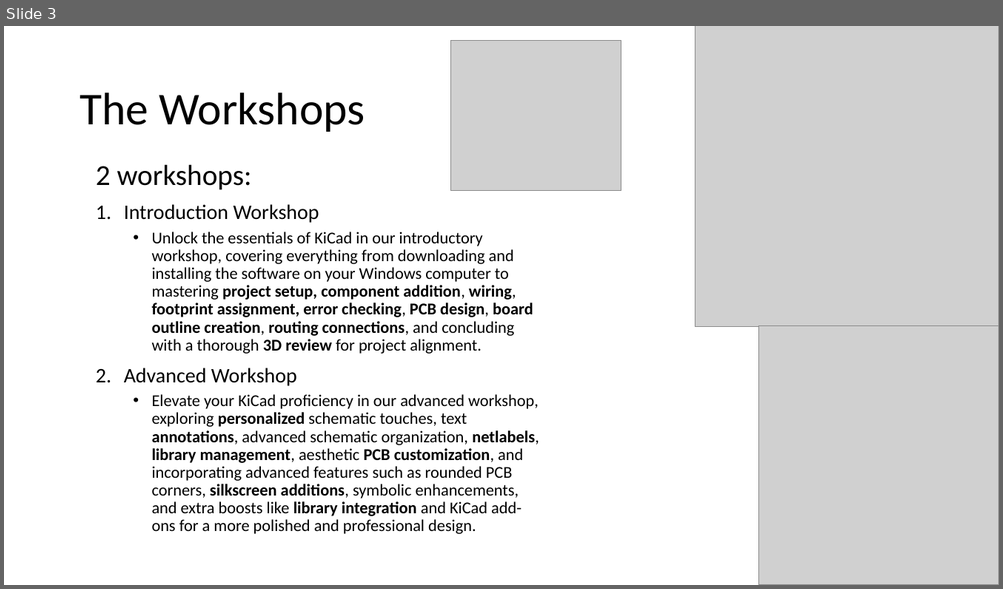
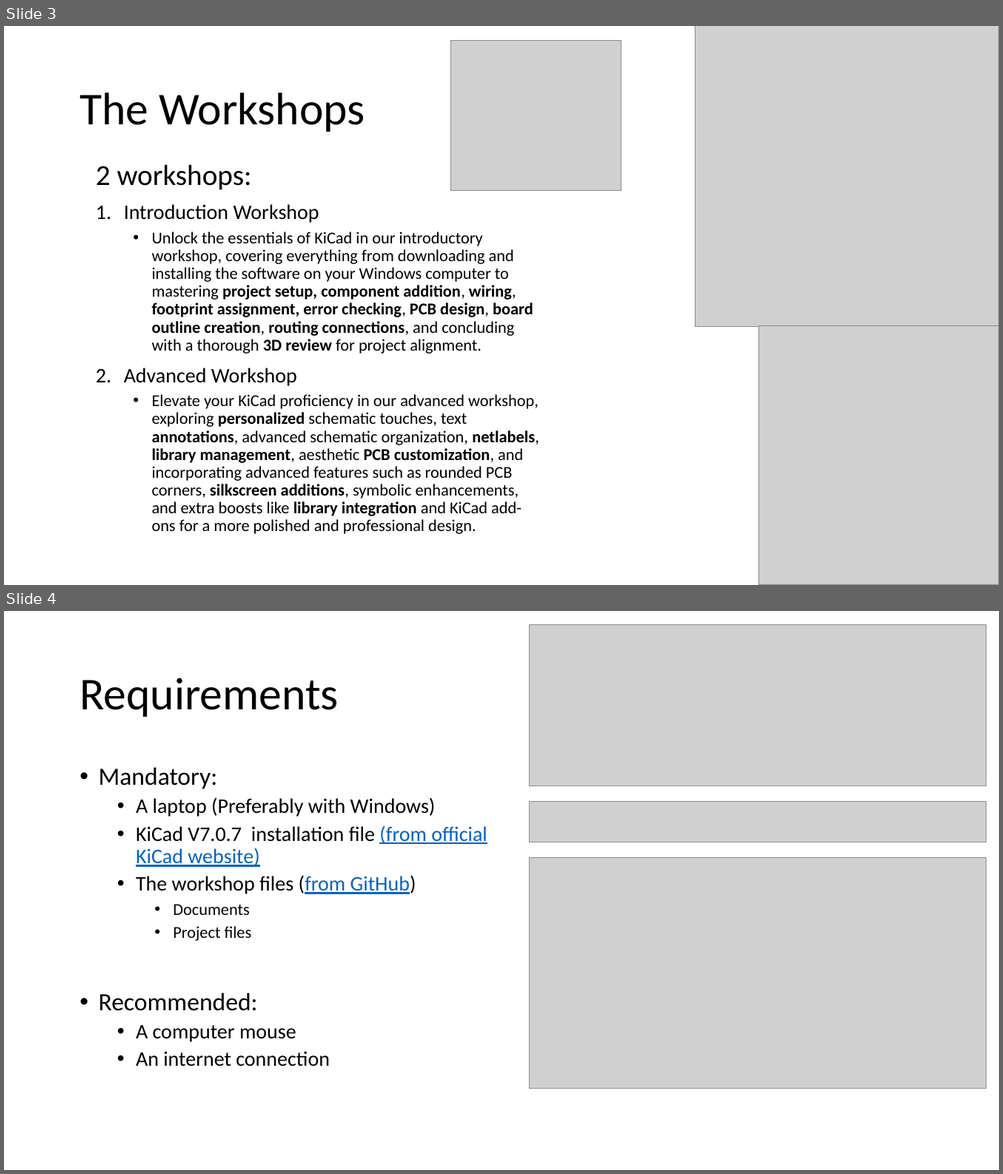
Before and after one commit to Casperdroid5/KiCad7-Workshop-ESE-day, a slide deck: Documents/Introduction and Advanced workshop.pptx. Shown one above the other, each under a label of ours: slide 3 before the commit, slides 3 and 4 after it. The pictures are 1003x589 and 1003x1174 pixels, drawn with LibreOffice and Linux fonts; fonts in the diff are those of the drawing; grey boxes stand for pictures. Boxes give left, top, right and bottom in pixels: in the first picture for what was removed or moved away, otherwise in the second. Text is boxed around its words. In the diff, an @@ line names an element or a change of style, - is before the commit and + after.

```diff
--- a/Documents/Introduction and Advanced workshop.pptx
+++ b/Documents/Introduction and Advanced workshop.pptx
@@ slide 4 added at (4,611,999,1170), background #FFFFFF @@
@@ picture added at (529,625,986,786) @@
@@ title added at (79,678,338,717), 44 pt, text #000000 @@
+Requirements
@@ text added at (99,767,487,1067), 20 pt, text #000000 @@
+• Mandatory:
+  • A laptop (Preferably with Windows)
+  • KiCad V7.0.7 installation file (from official KiCad website)
+  • The workshop files (from GitHub)
+    • Documents
+    • Project files
+• Recommended:
+  • A computer mouse
+  • An internet connection
@@ picture added at (529,801,986,843) @@
@@ picture added at (529,858,986,1088) @@
```
Also in this commit, not shown: 1 other slide added, 1 slide removed.
